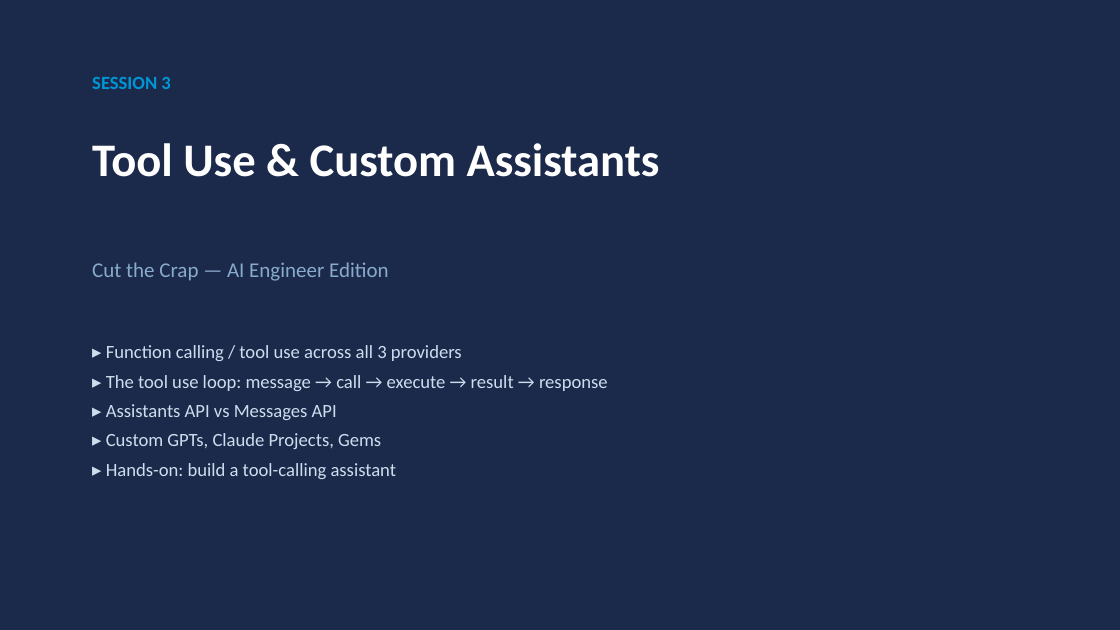
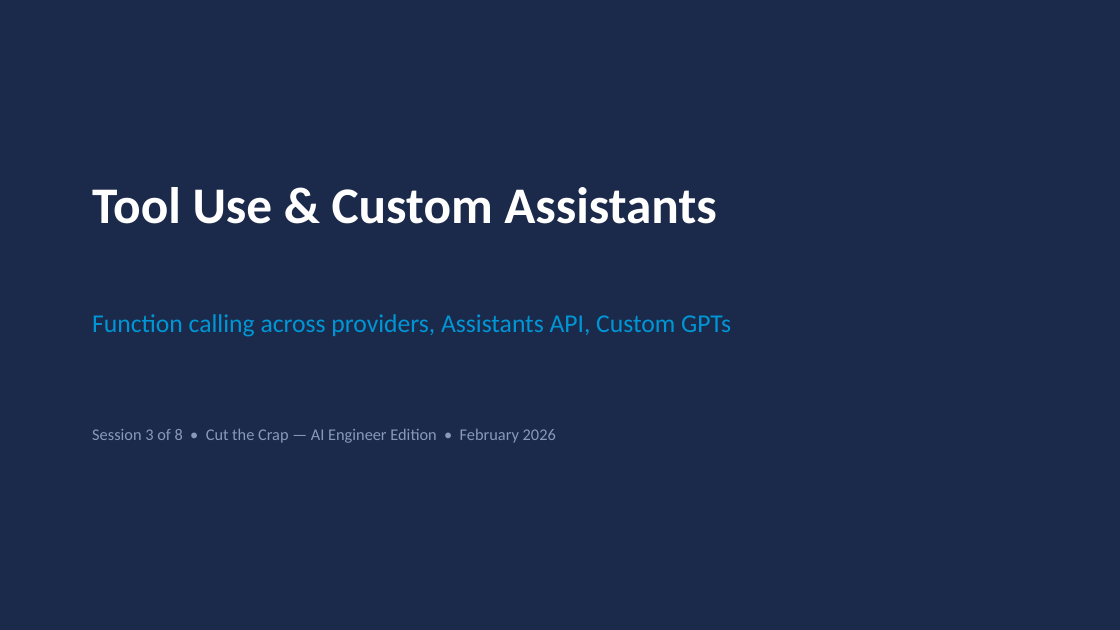
Before and after one commit to toroleapinc/cut-the-crap, a slide deck: slide 1 of developer/session-3/session-3-tool-use.pptx. Drawn at 1120x630 pixels with LibreOffice and Linux fonts; fonts in the diff are those of the drawing. Boxes give left, top, right and bottom in pixels: in the first picture for what was removed or moved away, otherwise in the second. Text is boxed around its words. In the diff, an @@ line names an element or a change of style, - is before the commit and + after.

```diff
--- a/developer/session-3/session-3-tool-use.pptx
+++ b/developer/session-3/session-3-tool-use.pptx
@@ text removed at [92,77,170,89] @@
-SESSION 3
@@ text "Tool Use & Custom Assistants": place and size @@
-text "Tool Use & Custom Assistants" at [92,143,660,177]
+text "Tool Use & Custom Assistants" at [92,187,716,224]
@@ text "Tool Use & Custom Assistants" at [92,187,716,224]: size 40 to 44 pt @@
@@ text added at [92,314,731,337], 22 pt, text #0096D6 @@
+Function calling across providers, Assistants API, Custom GPTs
@@ text removed at [106,345,608,479] @@
-▸ Function calling / tool use across all 3 providers
-▸ The tool use loop: message → call → execute → result → response
-▸ Assistants API vs Messages API
-▸ Custom GPTs, Claude Projects, Gems
-▸ Hands-on: build a tool-calling assistant
@@ text at [92,429,556,443]: text changed; size 18 to 14 pt; text colour #88AACC to #8899BB @@
-Cut the Crap — AI Engineer Edition
+Session 3 of 8 • Cut the Crap — AI Engineer Edition • February 2026
```
Also in this commit, not shown: 3 other slides changed, 8 slides added, 6 slides removed, 9 other files.
